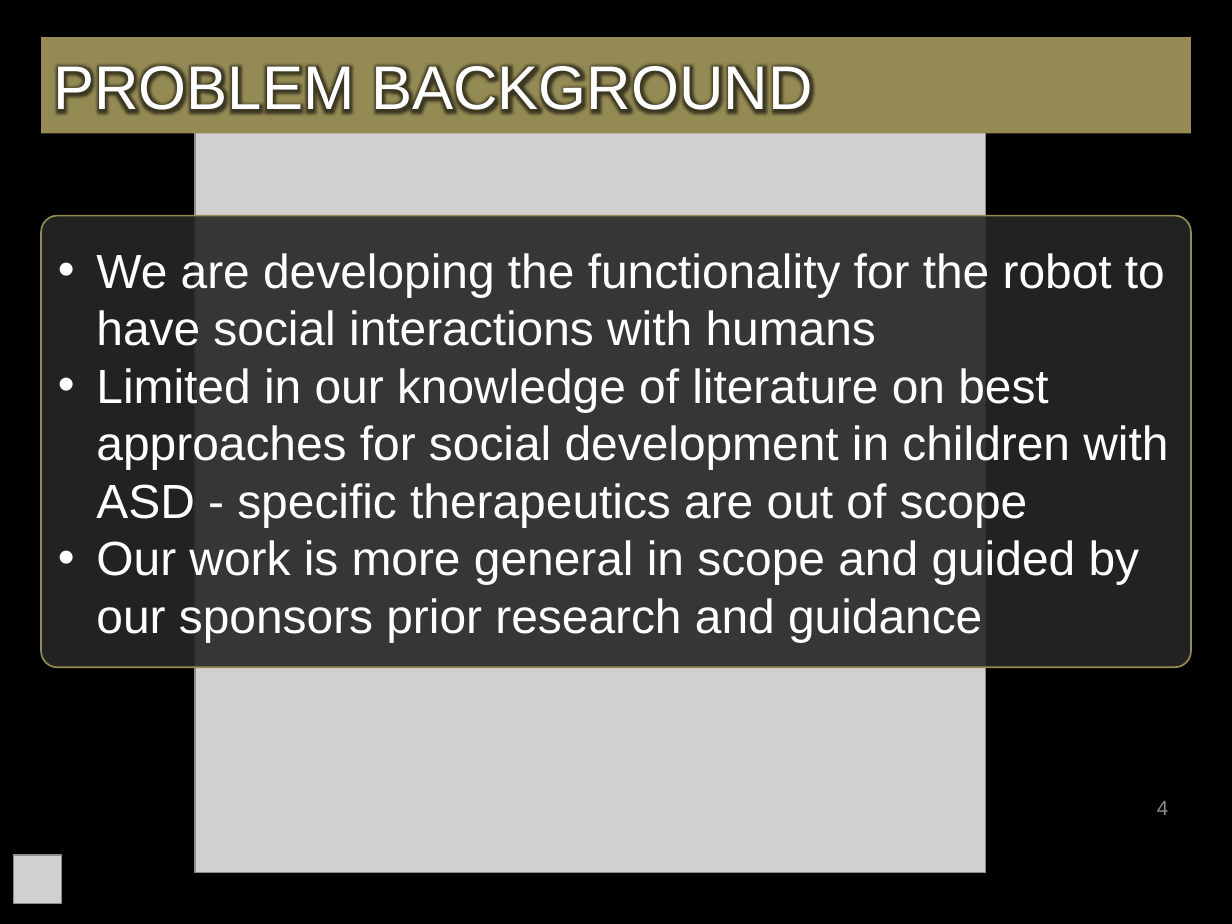
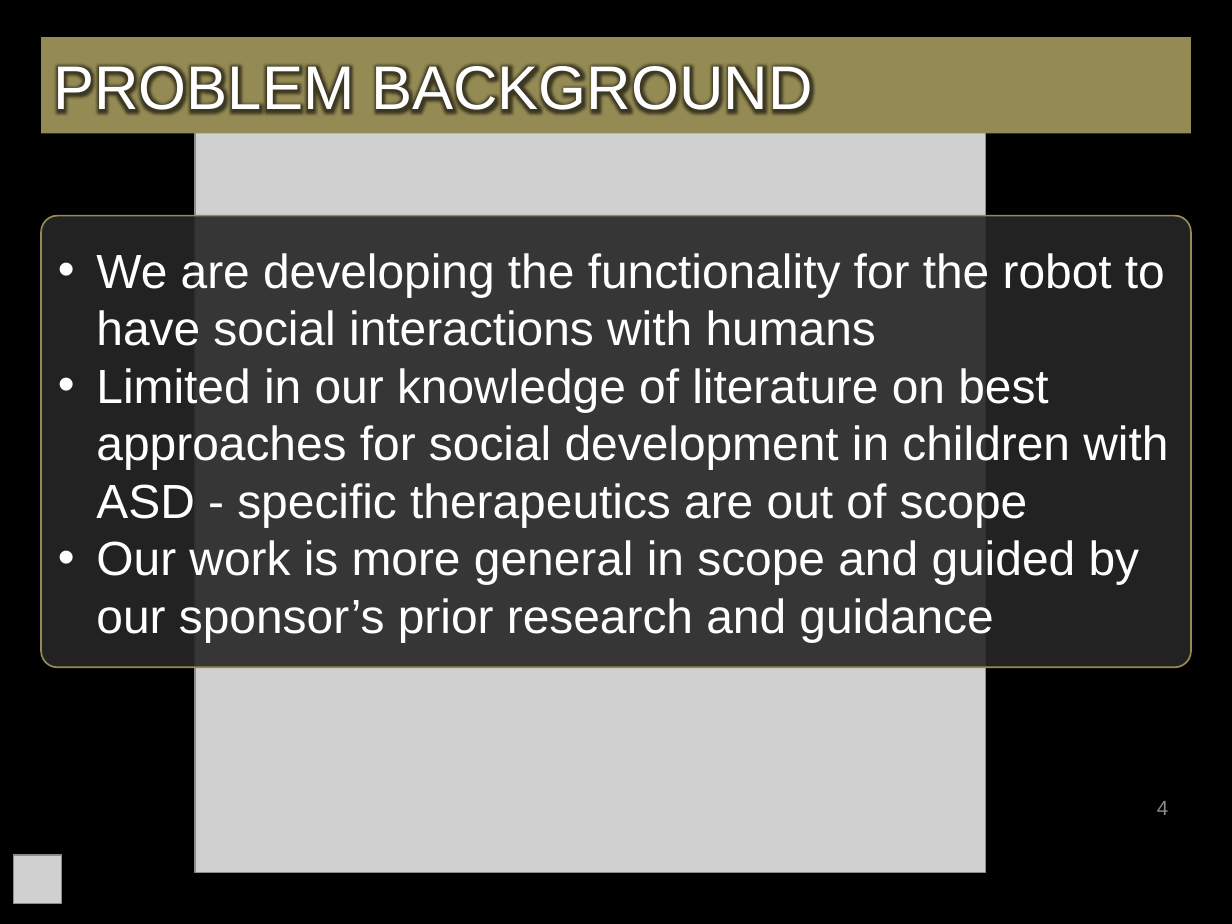
Before and after one commit to bg719/UCCS-Social-Robotics, a slide deck: slide 4 of docs/FinalSeminarPresentation.pptx. Drawn at 1232x924 pixels with LibreOffice and Linux fonts; fonts in the diff are those of the drawing; grey boxes stand for pictures; background and template pictures are left out. Boxes give left, top, right and bottom in pixels: in the first picture for what was removed or moved away, otherwise in the second. Text is boxed around its words. In the diff, an @@ line names an element or a change of style, - is before the commit and + after.

```diff
--- a/docs/FinalSeminarPresentation.pptx
+++ b/docs/FinalSeminarPresentation.pptx
@@ text in rounded rectangle at <box>96,540,1140,642</box>: text changed @@
-• Our work is more general in scope and guided by our sponsors prior research and guidance
+• Our work is more general in scope and guided by our sponsor’s prior research and guidance
```
Also in this commit, not shown: 9 other slides changed, 1 slide added.
